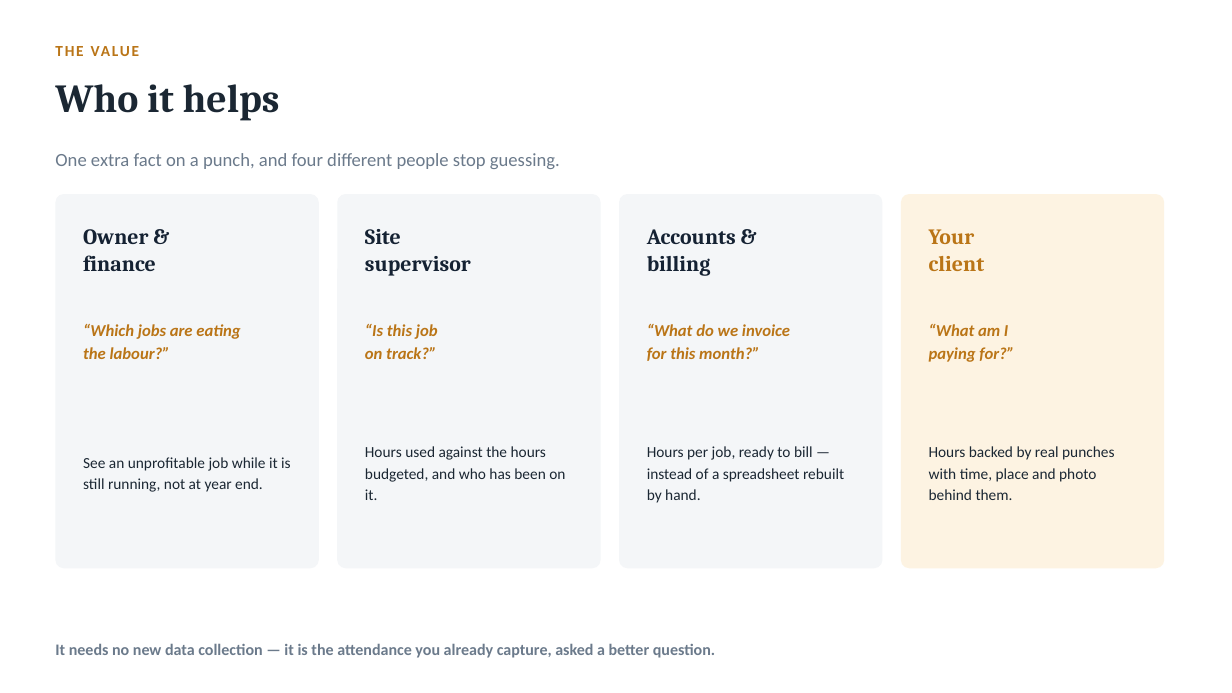
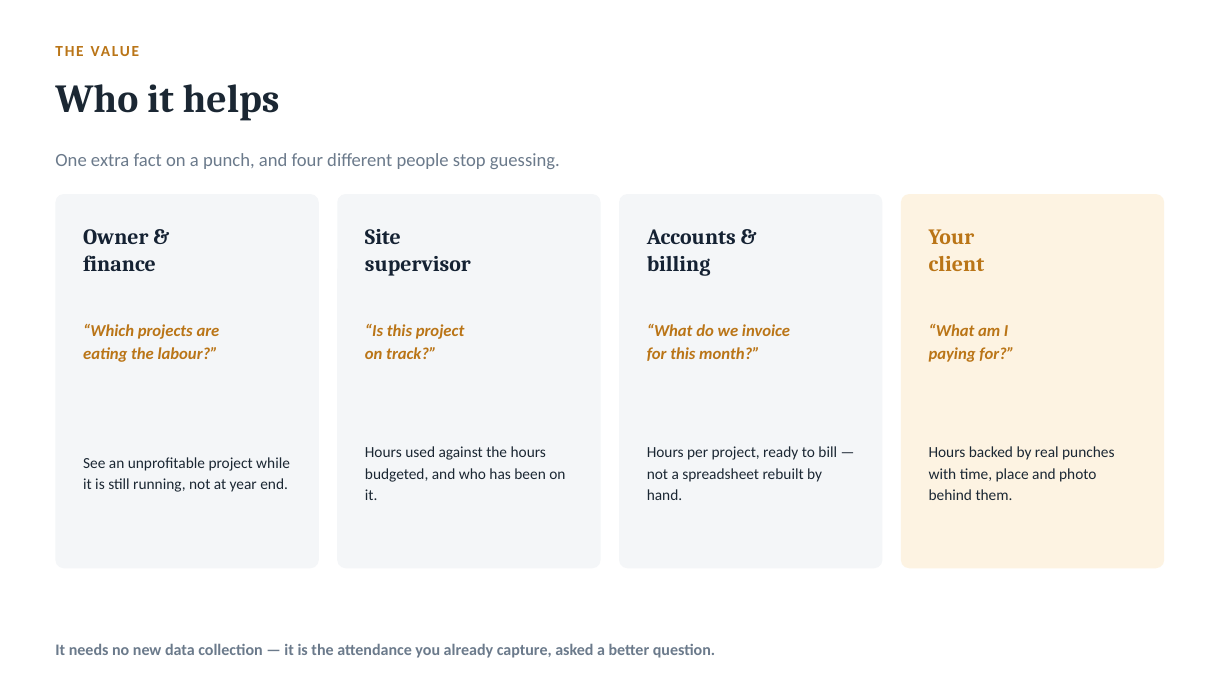
Before and after one commit to iammuniraa-wq/bpmsquare-app, a slide deck: slide 3 of docs/BPMSquare_WFM_Project_Costing.pptx. Drawn at 1232x693 pixels with LibreOffice and Linux fonts; fonts in the diff are those of the drawing. Boxes give left, top, right and bottom in pixels: in the first picture for what was removed or moved away, otherwise in the second. Text is boxed around its words. In the diff, an @@ line names an element or a change of style, - is before the commit and + after.

```diff
--- a/docs/BPMSquare_WFM_Project_Costing.pptx
+++ b/docs/BPMSquare_WFM_Project_Costing.pptx
@@ text at box(83, 324, 220, 362): text changed @@
-“Which jobs are eating
-the labour?”
+“Which projects are
+eating the labour?”
@@ text at box(365, 324, 464, 339): text changed @@
-“Is this job
+“Is this project
@@ text at box(647, 446, 837, 500): text changed @@
-Hours per job, ready to bill — instead of a spreadsheet rebuilt by hand.
+Hours per project, ready to bill — not a spreadsheet rebuilt by hand.
@@ text at box(83, 457, 290, 492): text changed @@
-See an unprofitable job while it is still running, not at year end.
+See an unprofitable project while it is still running, not at year end.
```
Also in this commit, not shown: 10 other slides changed, 3 slides added, 2 slides removed.
